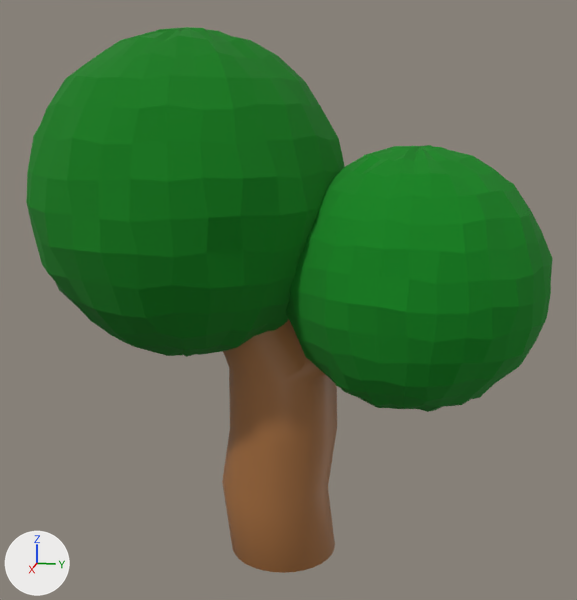
Renders of the OBJ model Models/tree.obj from each side of a commit.
Both versions are drawn from a 50 mm lens placed at (13.75, 2.85, 8.35), pointed at (-0.03, 0.09, 4.91). The axes (+X, +Y, +Z) are drawn at lower left. The lights are the same throughout. Where no turn or scale is listed for an object, it has been applied to the vertices.
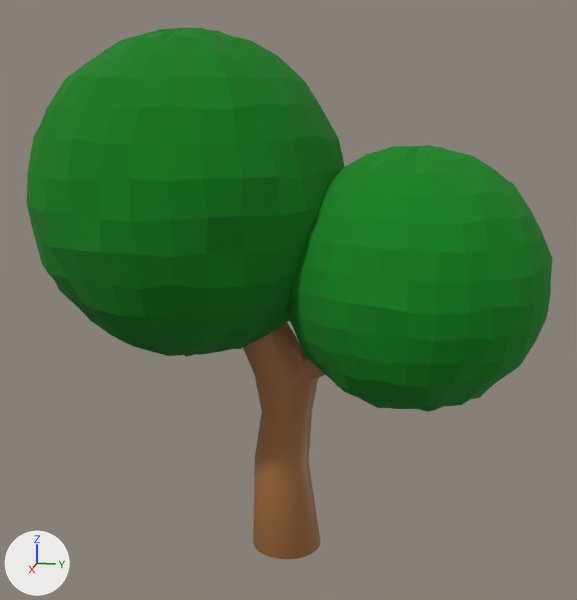
Commit message: remake tree model

Boxes (x1, y1, x2, y2) around the edits, measured in the pictures (577 x 600 px):
'Cylinder', reshaped
    before: (222, 320, 337, 573)
    after: (243, 323, 325, 559)

Edits to the bpy script that builds the scene:
```text
Change me_cylinder:
    used by ob_cylinder; location = (0.0, 0.0, 0.0)
    remove me_cylinder.from_pydata(...)  # 256 vertices, 227 faces; spans x -1.01..1.02, y -1.9..2.53, z 0.02..5.8
    add me_cylinder.from_pydata(...)  # 256 vertices, 227 faces; spans x -0.66..0.65, y -1.18..1.72, z 0.08..4.97
    me_cylinder part 1: 256 of 256 vertices moved; they spanned x -1.01..1.02, y -1.9..2.53, z 0.02..5.8 and now span x -0.66..0.65, y -1.18..1.72, z 0.08..4.97; mean shift (0.0, 0.0, -0.17); largest move (-0.01, -1.88, 5.76) -> (-0.02, -1.17, 4.94)
```
